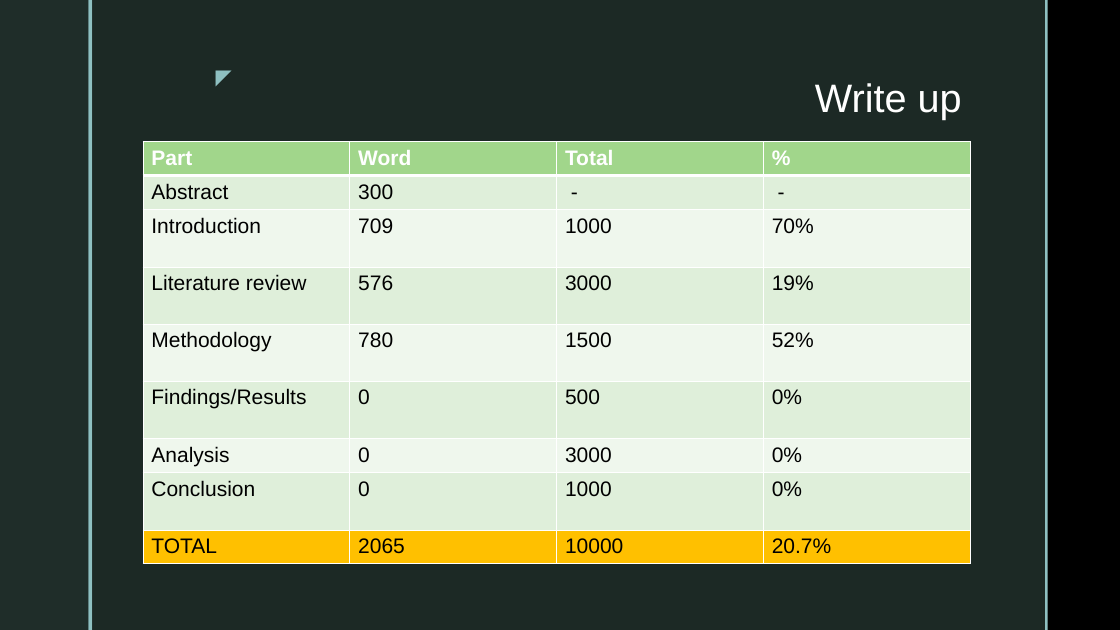
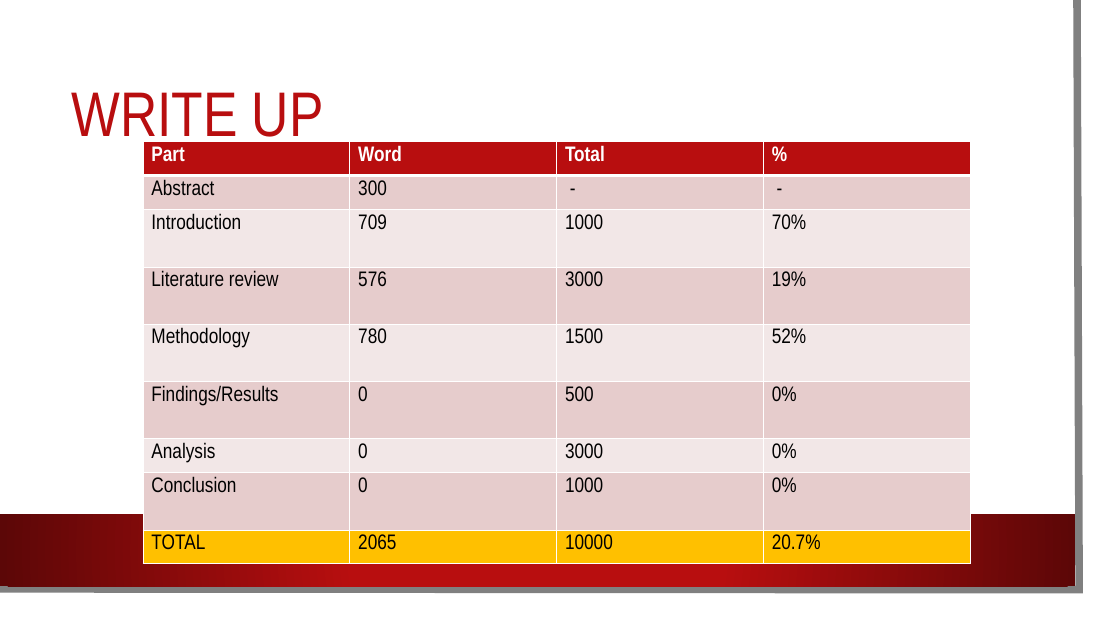
Before and after one commit to Shahzeb21/Dissertation, a slide deck: slide 8 of Research/Previous/EndOfTermPresentation.pptx. Drawn at 1120x630 pixels with LibreOffice and Linux fonts; fonts in the diff are those of the drawing; background and template pictures are left out. Boxes give left, top, right and bottom in pixels: in the first picture for what was removed or moved away, otherwise in the second. Text is boxed around its words. In the diff, an @@ line names an element or a change of style, - is before the commit and + after.

Commit message:
Writeup done

```diff
--- a/Research/Previous/EndOfTermPresentation.pptx
+++ b/Research/Previous/EndOfTermPresentation.pptx
@@ rectangle: place and size @@
-rectangle at bbox=[92, 0, 1045, 630]
+rectangle at bbox=[0, 0, 1101, 611]
@@ rectangle at bbox=[0, 0, 1101, 611]: fill #1F2D29 at 92% opacity to #FFFFFF; shadow on @@
@@ rectangle removed at bbox=[0, 0, 88, 630] @@
@@ freeform shape added at bbox=[0, 0, 1080, 590], outline #808080 6.5 pt @@
@@ rectangle removed at bbox=[88, 0, 92, 630] @@
@@ rectangle removed at bbox=[1045, 0, 1048, 630] @@
@@ text removed at bbox=[202, 59, 239, 92] @@
-◤
@@ title "WRITE UP" at bbox=[71, 92, 324, 148]: vertical alignment top to middle @@
@@ title at bbox=[71, 92, 324, 148]: text changed; size 34 to 54 pt; font Arial to Arial Narrow; text colour #FFFFFF to #B80E0F @@
-Write up
+WRITE UP
@@ table at bbox=[143, 142, 970, 565] @@
@@ fill #A1D68B to #B80E0F in row 1 @@
@@ fill #E0F0DA to #E6CCCC in 16 cells @@
@@ fill #F0F7EE to #F3E7E7 in 12 cells @@
@@ font Arial to Arial Narrow @@
@@ rectangle added at bbox=[0, 514, 1075, 586], fill gradient #B80E0F to #5C0707 @@
```
Also in this commit, not shown: 10 other slides changed, 7 other files.
